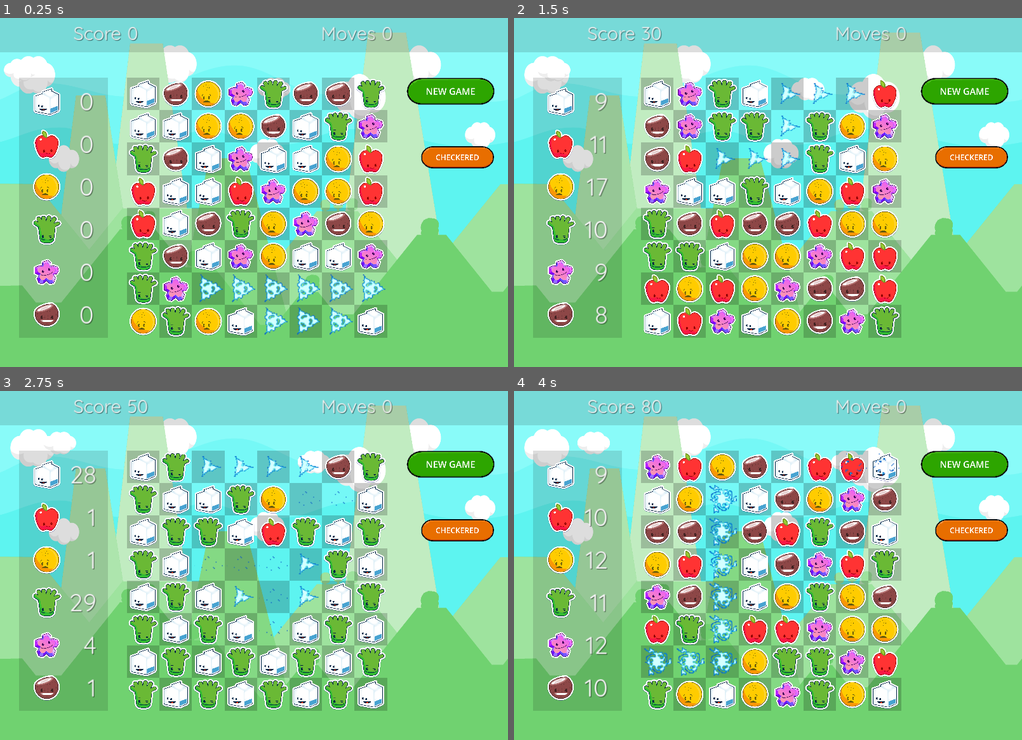
Above: before the commit, frames 1-4 (two rows, left to right).
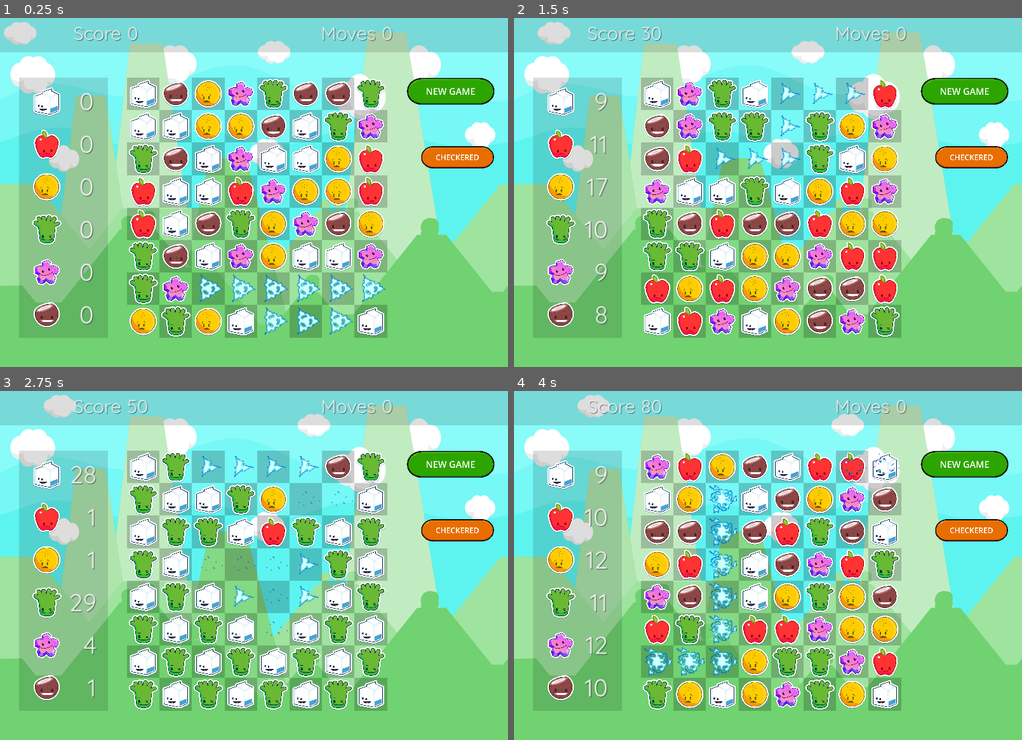
Above: after the commit, the same moments.

Repository: gitbrent/godot-match-3
Game: Godot game, scene res://game/game.tscn
Same seed, same stepped clock (60 frames per second), same inputs: the game is played once before the commit and once after it.
Inputs:
- Up to frame 1 (0.25 s): no input
- Up to frame 2 (1.5 s): click "NEW GAME" at 0.5 s; click "NEW GAME" at 1.25 s
- Up to frame 3 (2.75 s): click "CHECKERED" at 2 s
- Up to frame 4 (4 s): click "CHECKERED" at 2.75 s; click "NEW GAME" at 3.5 s

The runs differ from the first frame. In frame 1, 0.8% of the frame differs, in the area x 0-58%, y 1-24%; in frame 2, 0.9%; in frame 3, 1.1%, in the area x 8-65%, y 1-24%; in frame 4, 1.0%.

Commit message:
minor

Diff:
--- a/game/animated_cloud.tscn
+++ b/game/animated_cloud.tscn
@@ -17,7 +17,7 @@
 "times": PackedFloat32Array(0, 30),
 "transitions": PackedFloat32Array(1, 1),
 "update": 0,
-"values": [Vector2(64, 220), Vector2(1936, 220)]
+"values": [Vector2(64, 75), Vector2(1936, 75)]
 }
 
 [sub_resource type="AnimationLibrary" id="AnimationLibrary_5m8mq"]
@@ -43,7 +43,7 @@
 grow_horizontal = 2
 
 [node name="Sprite2D" type="Sprite2D" parent="."]
-position = Vector2(64, 220)
+position = Vector2(64, 75)
 texture = ExtResource("2_vo0va")
 
 [node name="AnimationPlayer" type="AnimationPlayer" parent="."]
